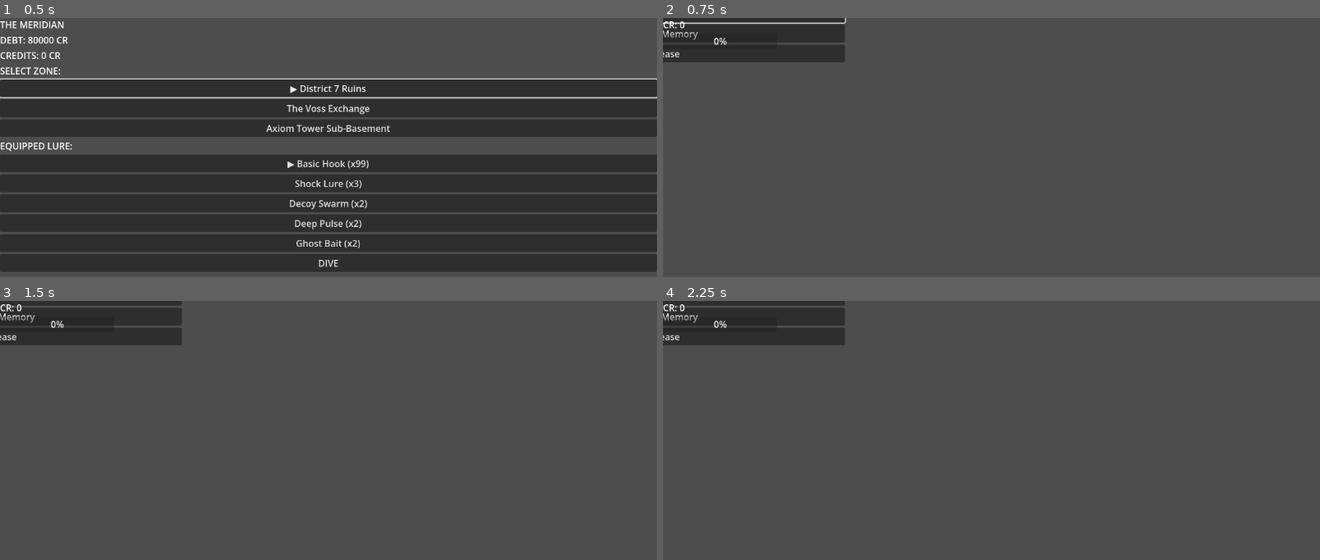
Above: before the commit, frames 1-4 (two rows, left to right).
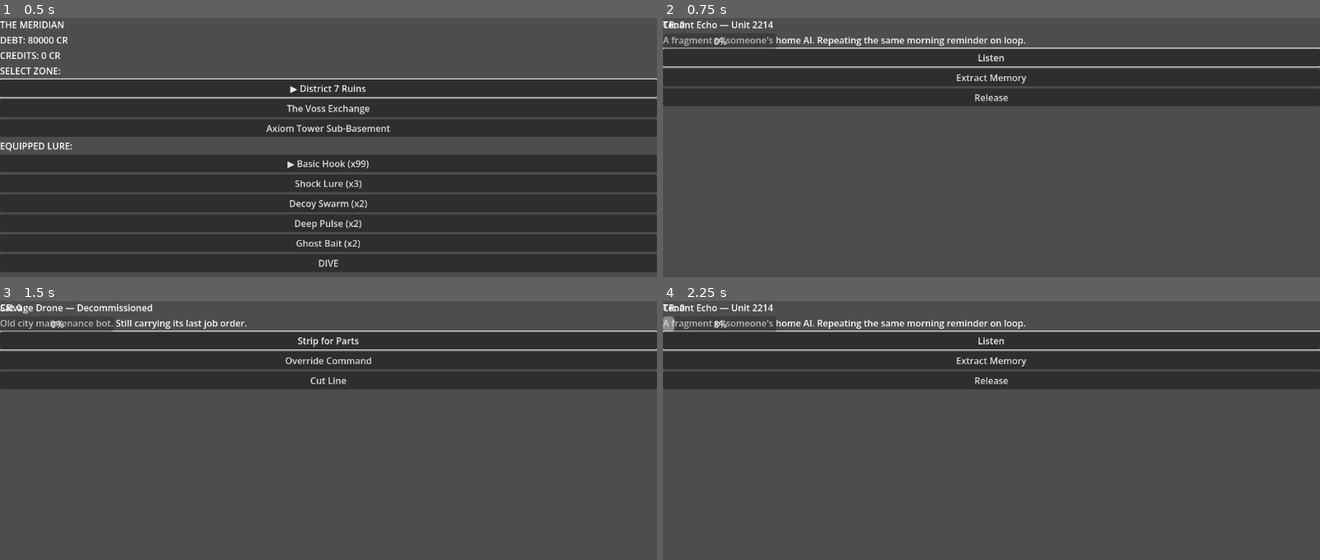
Above: after the commit, the same moments.

Repository: Teeohbee/deadcast
Game: Godot game, scene res://scenes/barge_hub/BargeHub.tscn
Two runs of this game, one before a commit and one after it. Both use one fixed random seed, a clock stepped at 60 frames per second and the inputs below.
Inputs (mouse positions are in pixels of both pictures, inside the frame that each line leads up to):
- Up to frame 1 (0.5 s): no input
- Up to frame 2 (0.75 s): click "DIVE" at 0.5 s
- Up to frame 3 (1.5 s): click (328, 339) at 1.25 s, where only the run after the commit has a clickable "Listen"
- Up to frame 4 (2.25 s): click (991, 339) at 2 s, where only the run after the commit has a clickable "Strip for Parts"

Frame 1 is identical in both runs. In frame 2, 22% of the frame differs, in the area x 0-100%, y 0-34%; in frame 3, 22%; in frame 4, 22%.

Commit message:
fix: explicitly size CatchContainer to viewport in _ready so child anchors compute correctly

Diff:
--- a/scenes/dive_run/DiveRun.gd
+++ b/scenes/dive_run/DiveRun.gd
@@ -36,6 +36,8 @@
 				dup.behavior = CatchData.BehaviorType.PASSIVE
 				_column[i] = dup
 	await get_tree().process_frame
+	catch_container.position = Vector2.ZERO
+	catch_container.size = get_viewport().get_visible_rect().size
 	_show_next_catch()
 
 func _show_next_catch() -> void:
